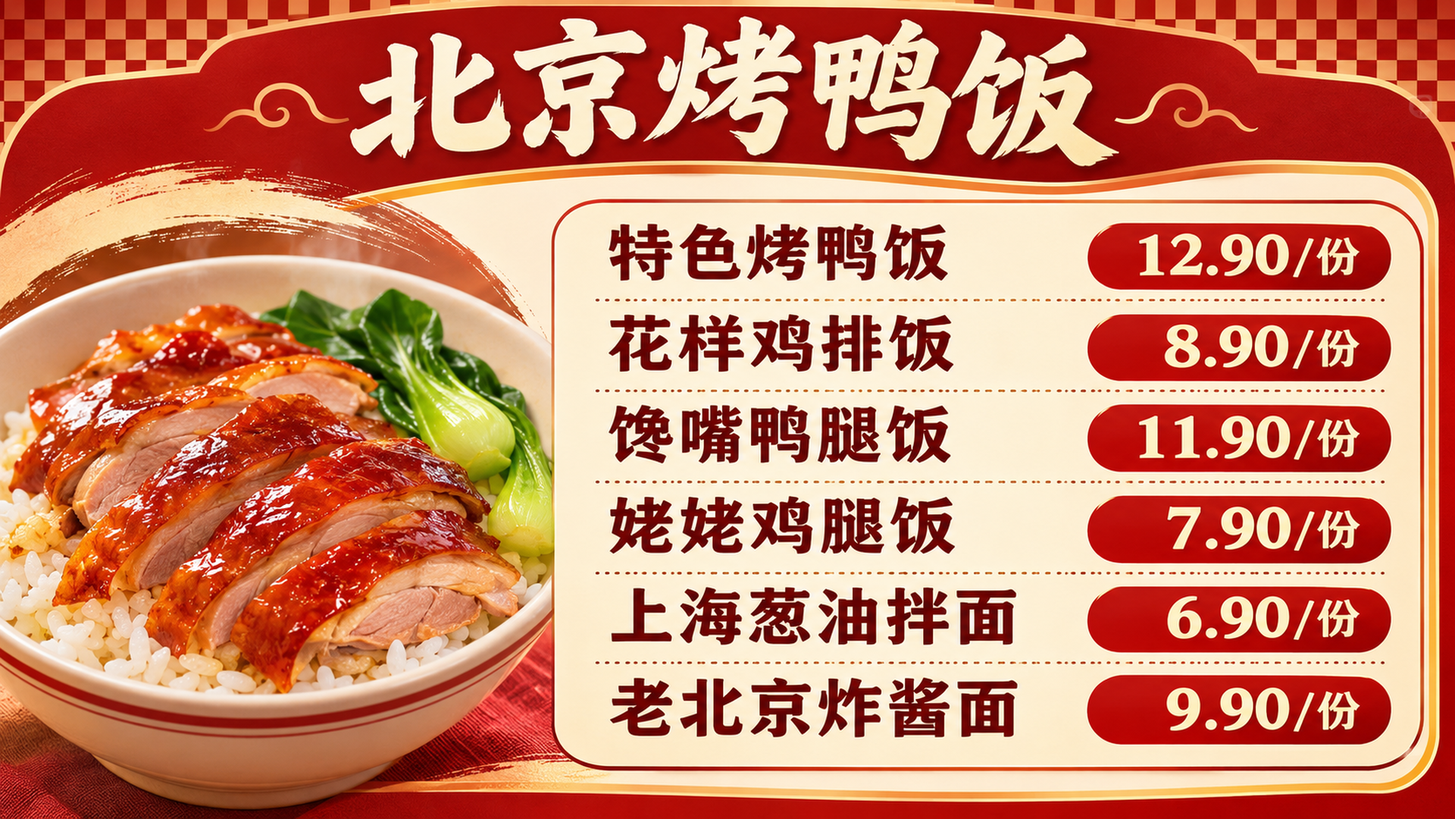
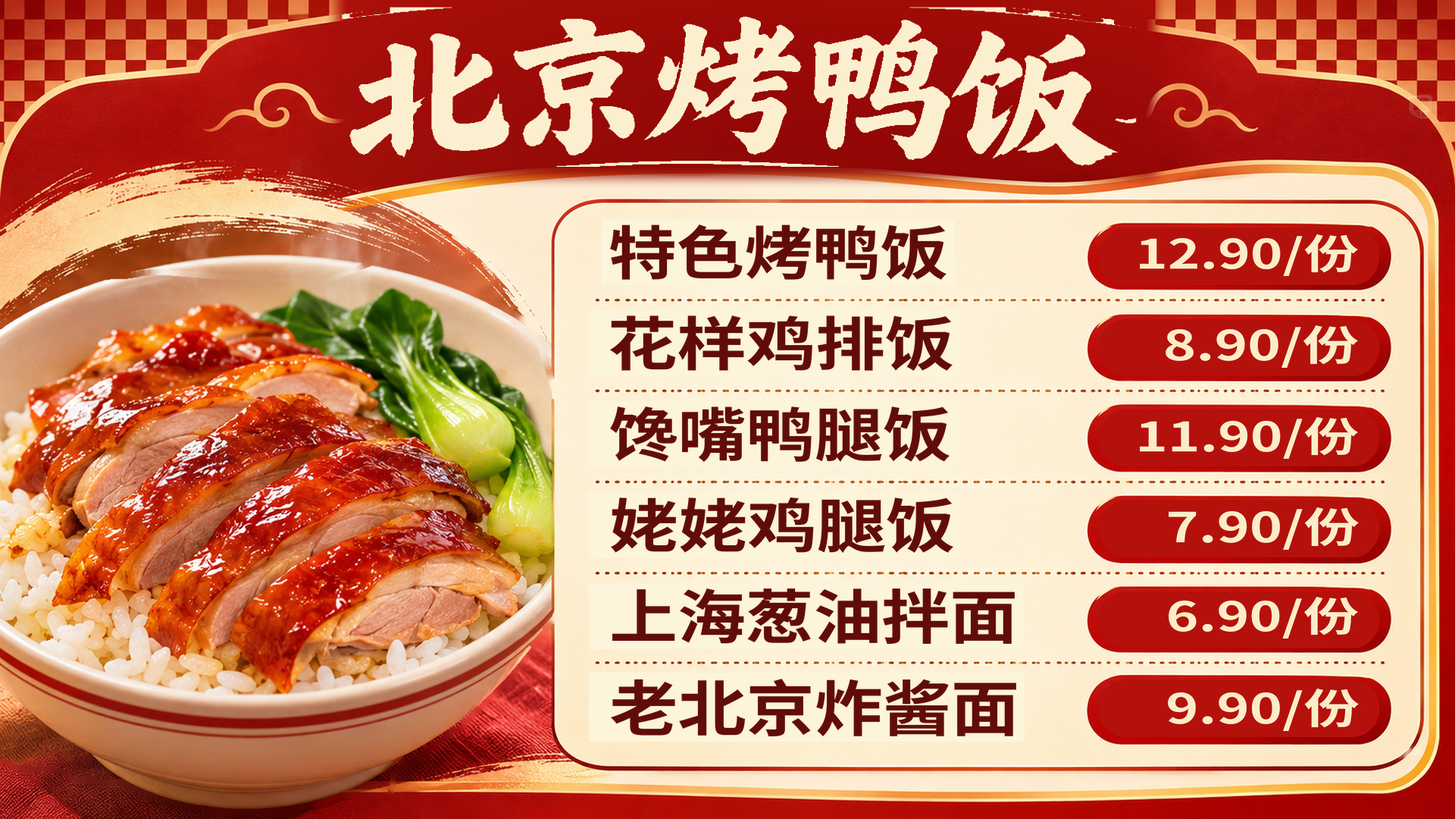
Revision of a layered 1455 × 819 image; what changed, layer by layer:
painted on "价格-老北京炸酱面" over box(1137, 688, 1360, 731)
painted on "价格-上海葱油拌面" over box(1137, 596, 1359, 643)
painted on "价格-姥姥鸡腿饭" over box(1137, 507, 1360, 552)
painted on "价格-馋嘴鸭腿饭" over box(1139, 416, 1359, 461)
painted on "价格-花样鸡排饭" over box(1137, 325, 1359, 371)
painted on "价格-特色烤鸭饭" over box(1139, 234, 1359, 279)
painted on "菜名-老北京炸酱面" over box(610, 678, 1017, 737)
painted on "菜名-上海葱油拌面" over box(612, 588, 1015, 644)
painted on "菜名-姥姥鸡腿饭" over box(610, 497, 954, 553)
painted on "菜名-馋嘴鸭腿饭" over box(610, 406, 950, 462)
painted on "菜名-花样鸡排饭" over box(610, 315, 953, 371)
painted on "菜名-特色烤鸭饭" over box(610, 224, 947, 280)
painted on "标题-北京烤鸭饭" over box(341, 6, 1137, 167)
painted on "烤鸭饭碗" over box(0, 219, 683, 810)
painted on "背景" (2nd of 2, in "背景") over box(0, 0, 1380, 815)
